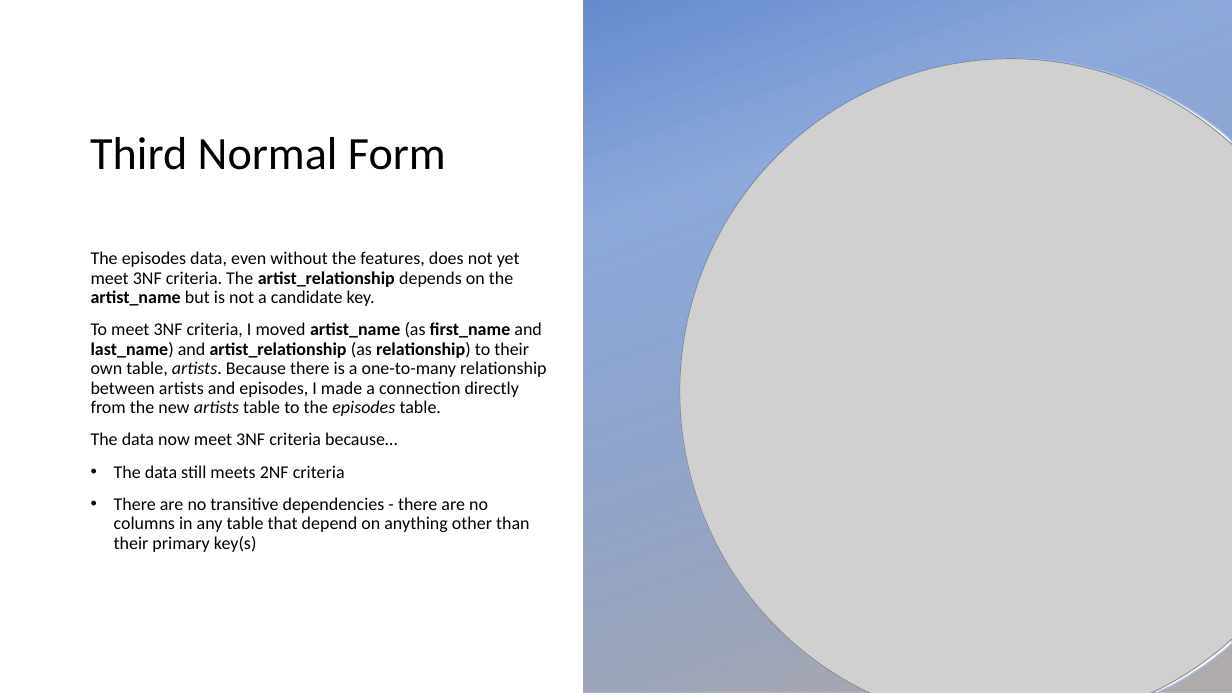
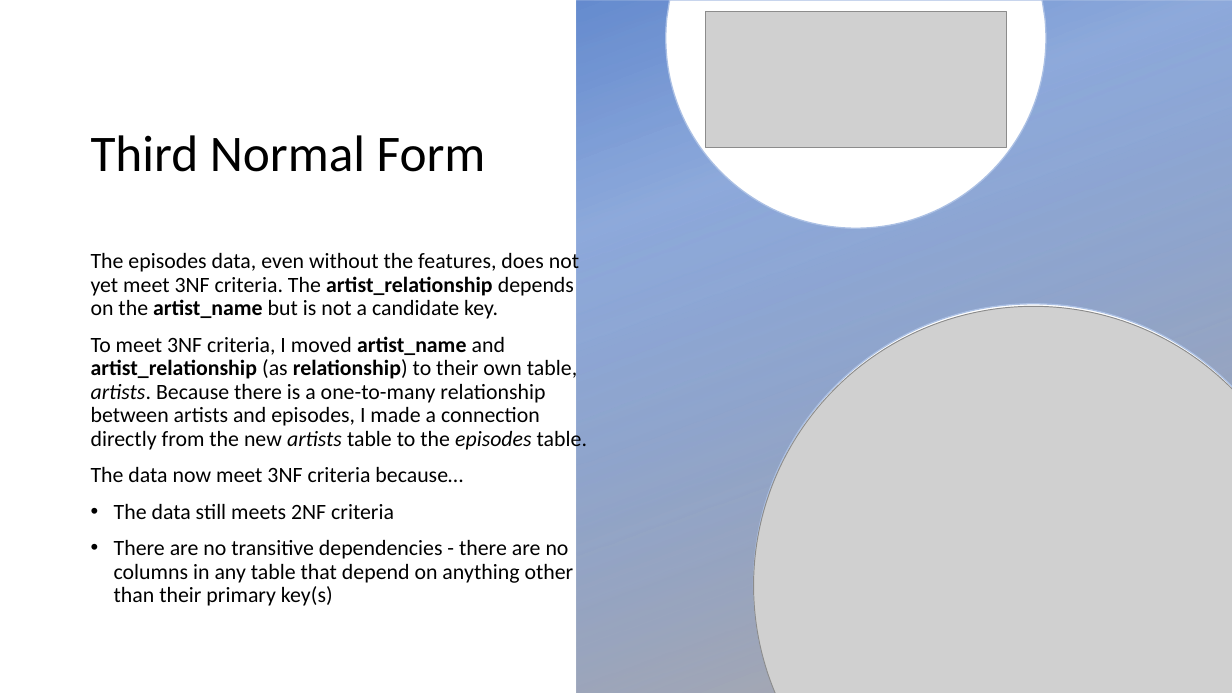
Before and after one commit to lisaover/PittManagQueryPreservData, a slide deck: slide 7 of Ross Joy of Painting/hw04_Over_Lisa_ross_db_model.pptx. Drawn at 1232x693 pixels with LibreOffice and Linux fonts; fonts in the diff are those of the drawing; grey boxes stand for pictures; background and template pictures are left out. Boxes give left, top, right and bottom in pixels: in the first picture for what was removed or moved away, otherwise in the second. Text is boxed around its words. In the diff, an @@ line names an element or a change of style, - is before the commit and + after.

```diff
--- a/Ross Joy of Painting/hw04_Over_Lisa_ross_db_model.pptx
+++ b/Ross Joy of Painting/hw04_Over_Lisa_ross_db_model.pptx
@@ rectangle: place and size @@
-rectangle at box(583, 0, 1232, 693)
+rectangle at box(577, 0, 1232, 693)
@@ freeform shape added at box(666, 0, 1046, 228), fill #FFFFFF, outline #AFABAB 1 pt @@
@@ picture added at box(705, 11, 1006, 147) @@
@@ picture removed at box(680, 59, 1232, 693) @@
@@ title "Third Normal Form" at box(91, 135, 486, 172): size 36 to 40 pt @@
@@ text "The episodes data, even without ..." at box(91, 250, 587, 606): vertical alignment top to middle @@
@@ text at box(91, 250, 579, 606): size 14 to 17 pt in "The episodes data, even without the features, ...", "The data now meet 3NF criteria because…", "The data still meets 2NF criteria", "There are no transitive dependencies - there ..." @@
@@ freeform shape: place and size @@
-freeform shape at box(680, 59, 1232, 693)
+freeform shape at box(754, 304, 1232, 693)
@@ picture added at box(754, 307, 1232, 693) @@
@@ text at box(91, 336, 587, 453): text changed; size 14 to 17 pt @@
-To meet 3NF criteria, I moved artist_name (as first_name and last_name) and artist_relationship (as relationship) to their own table, artists. Because there is a one-to-many relationship between artists and episodes, I made a connection directly from the new artists table to the episodes table.
+To meet 3NF criteria, I moved artist_name and artist_relationship (as relationship) to their own table, artists. Because there is a one-to-many relationship between artists and episodes, I made a connection directly from the new artists table to the episodes table.
```
Also in this commit, not shown: 2 other slides changed, 24 other files.
